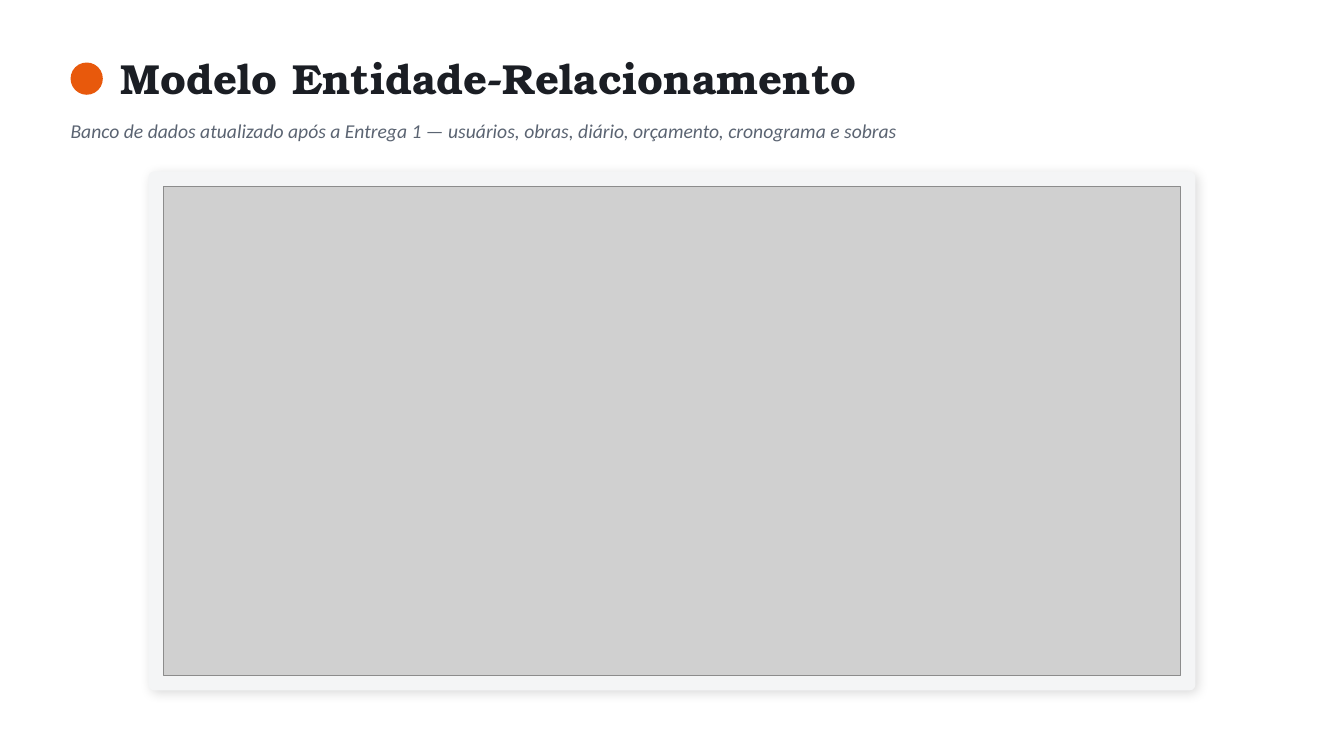
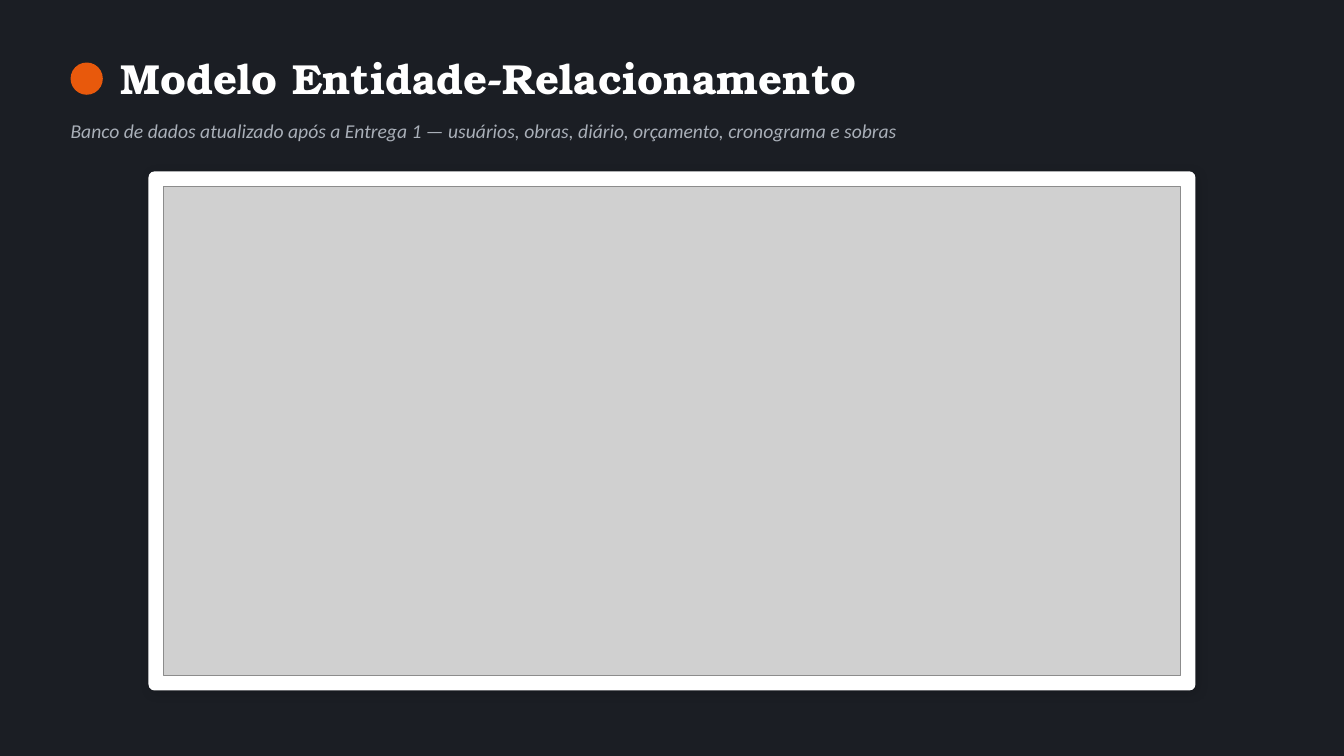
Before and after one commit to machadods/iaobra, a slide deck: slide 4 of doc/IAOBRA_Apresentacao.pptx. Drawn at 1344x756 pixels with LibreOffice and Linux fonts; fonts in the diff are those of the drawing; grey boxes stand for pictures. Boxes give left, top, right and bottom in pixels: in the first picture for what was removed or moved away, otherwise in the second. Text is boxed around its words. In the diff, an @@ line names an element or a change of style, - is before the commit and + after.

```diff
--- a/doc/IAOBRA_Apresentacao.pptx
+++ b/doc/IAOBRA_Apresentacao.pptx
@@ background #FFFFFF to #1B1E24 @@
@@ text "Modelo Entidade-Relacionamento" at [121, 62, 856, 95]: text colour #1B1E24 to #FFFFFF @@
@@ text "Banco de dados atualizado após ..." at [71, 124, 896, 142]: text colour #5B6472 to #A9AFB8 @@
@@ rounded rectangle at [148, 171, 1196, 691]: fill #F4F5F6 to #FFFFFF @@
```
Also in this commit, not shown: 4 other slides changed, 4 slides added, 9 other files.
